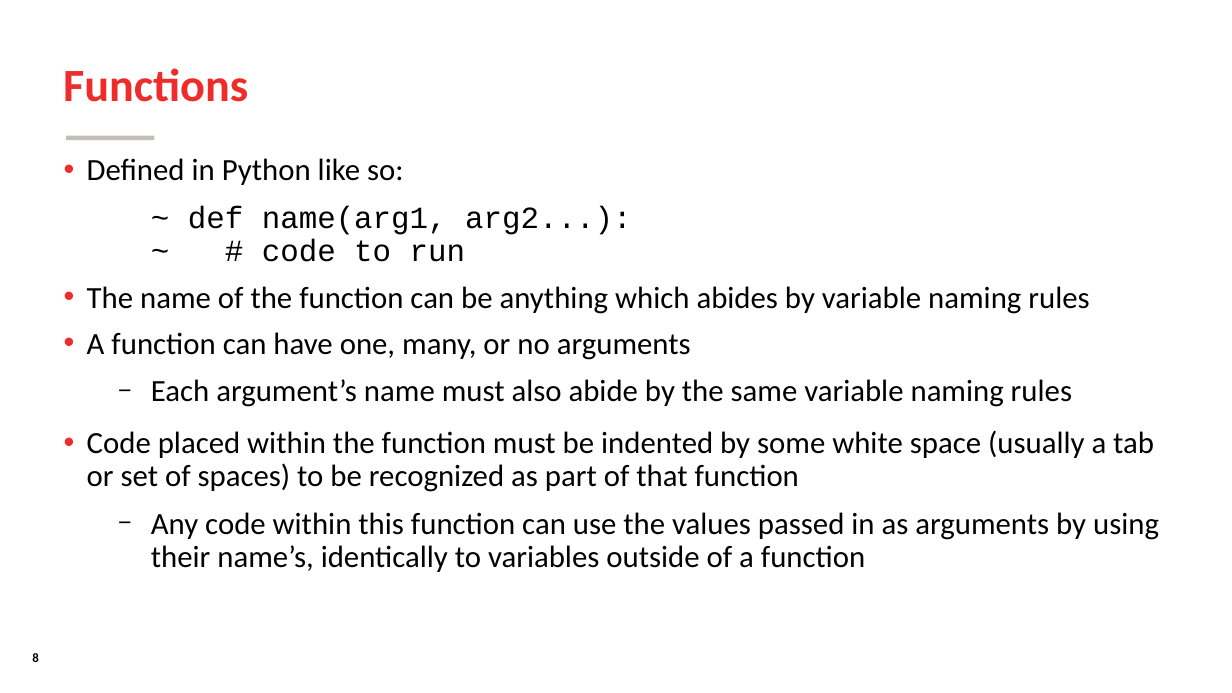
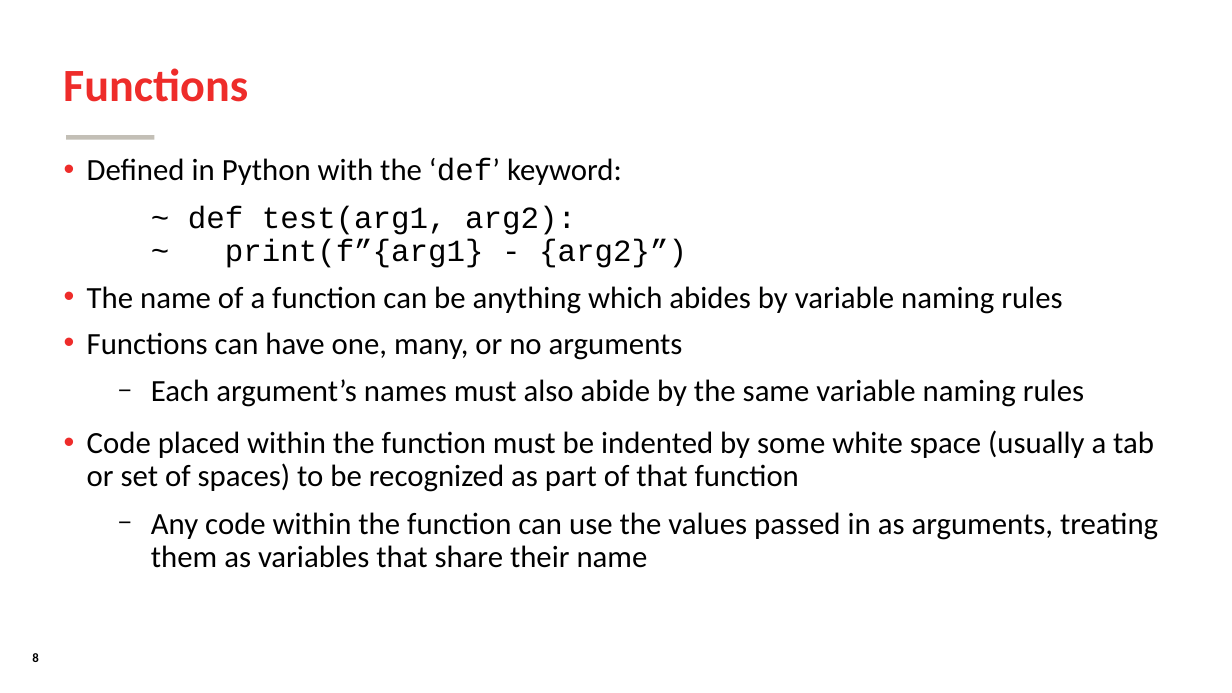
Before and after one commit to SomeoneInParticular/MDPR613_CourseMaterial, a slide deck: slide 8 of PythonCrashCourse/Unit1_ProceduralPython/Unit1_ProceduralPython.odp. Drawn at 1232x693 pixels with LibreOffice and Linux fonts; fonts in the diff are those of the drawing; background and template pictures are left out. Boxes give left, top, right and bottom in pixels: in the first picture for what was removed or moved away, otherwise in the second. Text is boxed around its words. In the diff, an @@ line names an element or a change of style, - is before the commit and + after.

```diff
--- a/PythonCrashCourse/Unit1_ProceduralPython/Unit1_ProceduralPython.odp
+++ b/PythonCrashCourse/Unit1_ProceduralPython/Unit1_ProceduralPython.odp
@@ text at bbox=[87, 157, 1084, 407]: text changed @@
-• Defined in Python like so:
-  ~ def name(arg1, arg2...):
-  ~ # code to run
-• The name of the function can be anything which abides by variable naming rules
-• A function can have one, many, or no arguments
-  − Each argument’s name must also abide by the same variable naming rules
+• Defined in Python with the ‘def’ keyword:
+  ~ def test(arg1, arg2):
+  ~ print(f”{arg1} - {arg2}”)
+• The name of a function can be anything which abides by variable naming rules
+• Functions can have one, many, or no arguments
+  − Each argument’s names must also abide by the same variable naming rules
@@ text at bbox=[151, 512, 1158, 568]: text changed @@
-  − Any code within this function can use the values passed in as arguments by using their name’s, identically to variables outside of a function
+  − Any code within the function can use the values passed in as arguments, treating them as variables that share their name
```
Also in this commit, not shown: 19 other slides changed, 1 slide added, 1 other file.
